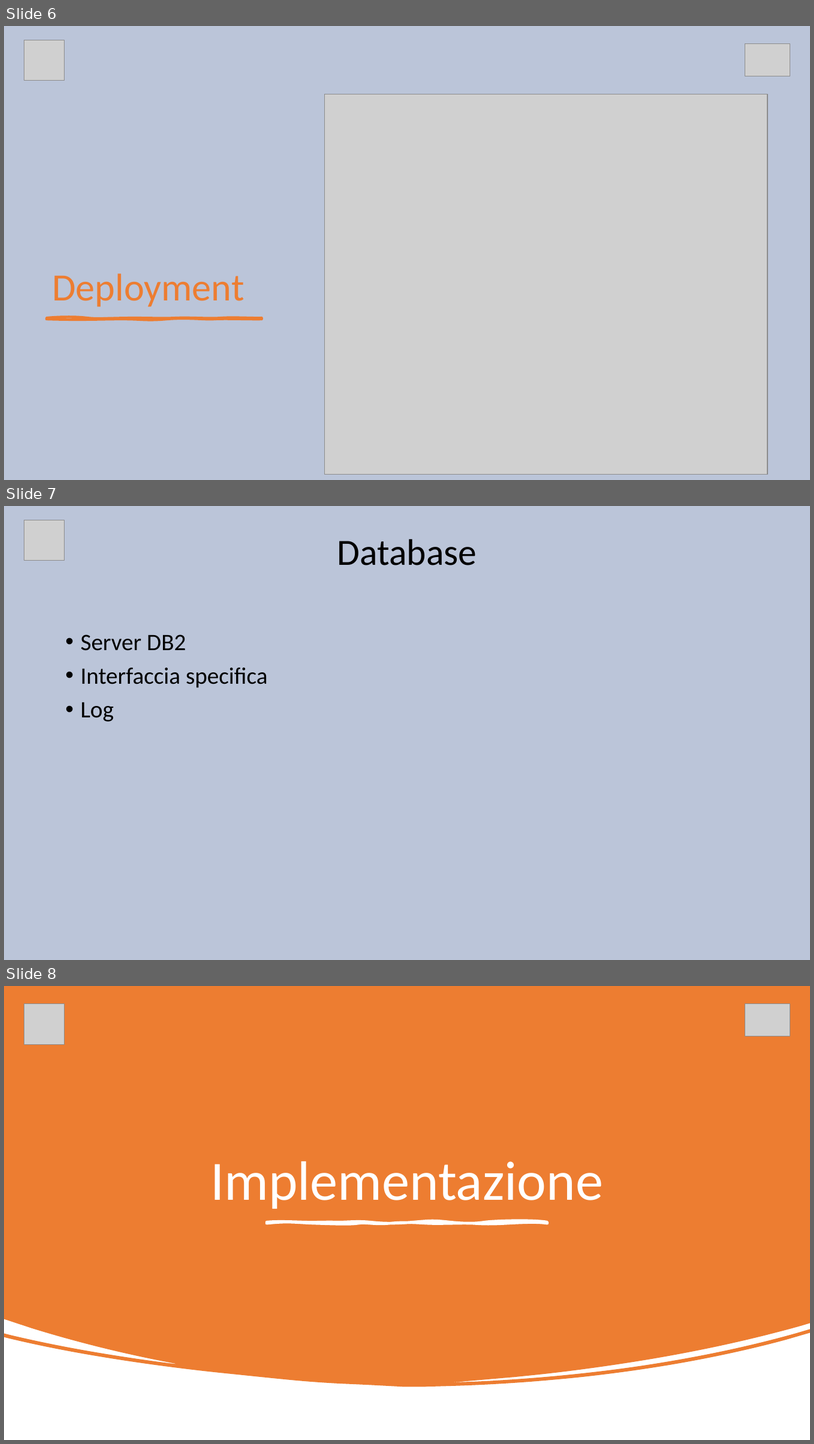
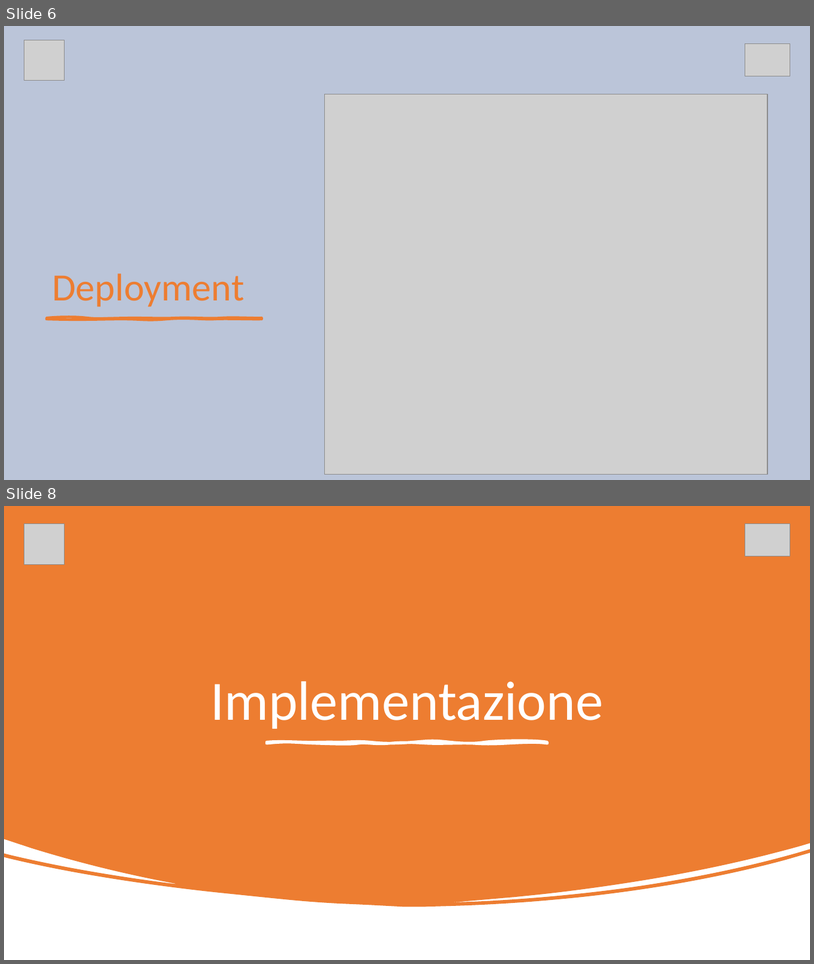
Before and after one commit to RiccardoBarbieri/iovoto, a slide deck: ioVoto.pptx. Shown one above the other, each under a label of ours: slides 6, 7 and 8 before the commit, slides 6 and 8 after it; the slides between them are not shown. The pictures are 814x1444 and 814x964 pixels, drawn with LibreOffice and Linux fonts; fonts in the diff are those of the drawing; grey boxes stand for pictures. Boxes give left, top, right and bottom in pixels: in the first picture for what was removed or moved away, otherwise in the second. Text is boxed around its words. In the diff, an @@ line names an element or a change of style, - is before the commit and + after.

```diff
--- a/ioVoto.pptx
+++ b/ioVoto.pptx
@@ slide 7 removed at (4,506,810,960), background #BBC5D9 @@
@@ picture removed at (24,520,65,561) @@
@@ title removed at (337,539,477,565) @@
-Database
@@ text removed at (81,634,268,721) @@
-• Server DB2
-• Interfaccia specifica
-• Log
```
Also in this commit, not shown: 4 slides changed, 2 slides added.
